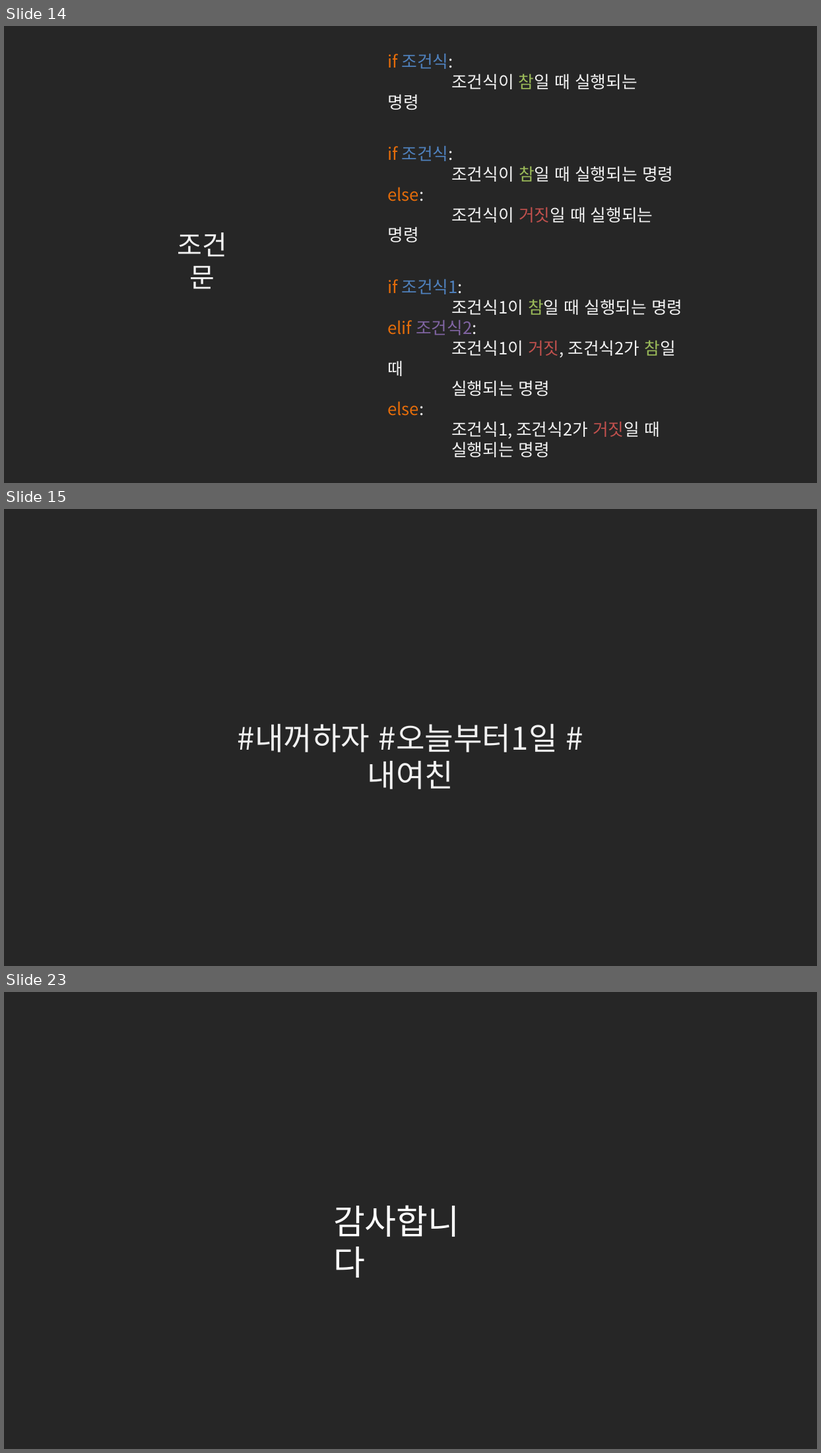
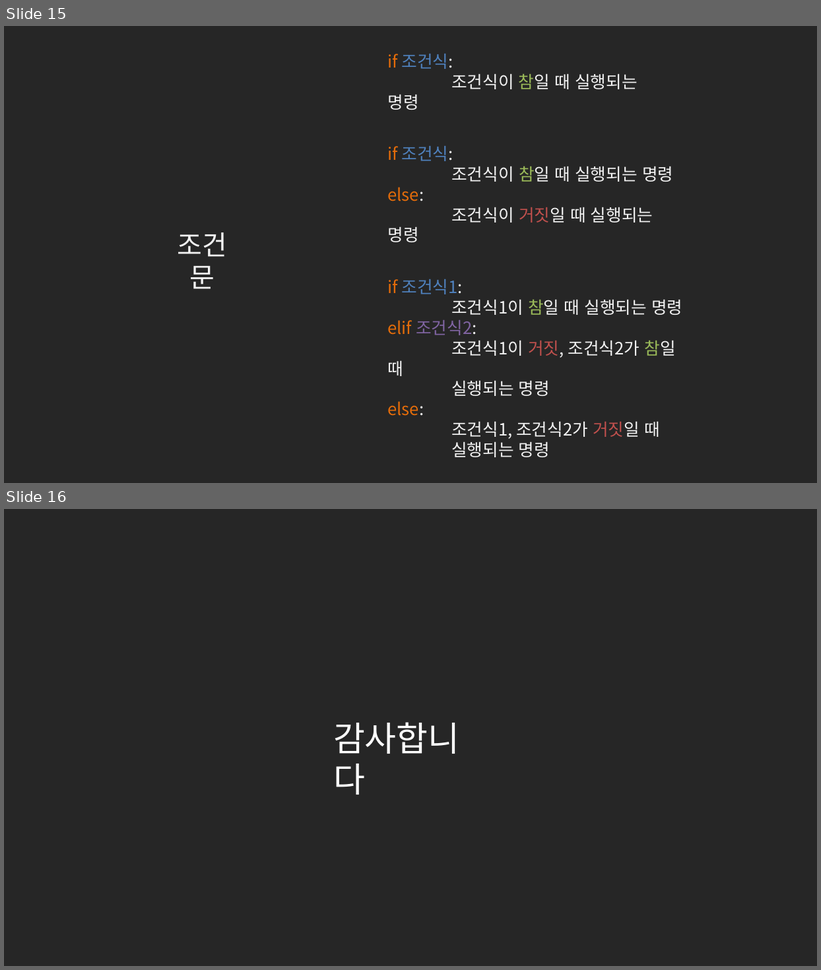
Before and after one commit to kwonkijun/python, a slide deck: 파이썬기초(PPT)/NEW_2021버전/파이썬 기초 6강_조건문.pptx. Shown one above the other, each under a label of ours: slides 14, 15 and 23 before the commit, slides 15 and 16 after it; the slides between them are not shown. The pictures are 821x1453 and 821x970 pixels, drawn with LibreOffice and Linux fonts; fonts in the diff are those of the drawing. Boxes give left, top, right and bottom in pixels: in the first picture for what was removed or moved away, otherwise in the second. Text is boxed around its words. In the diff, an @@ line names an element or a change of style, - is before the commit and + after.

```diff
--- a/파이썬기초(PPT)/NEW_2021버전/파이썬 기초 6강_조건문.pptx
+++ b/파이썬기초(PPT)/NEW_2021버전/파이썬 기초 6강_조건문.pptx
@@ slide 15 removed at [4,509,817,966], background #262626 @@
@@ text removed at [238,724,558,789] @@
-#내꺼하자 #오늘부터1일 #내여친
@@ what was slide 14 is now slide 15 @@
@@ what was slide 23 is now slide 16 @@
```
Also in this commit, not shown: 1 slide changed, 1 slide added, 7 other slides removed, 5 other files.
